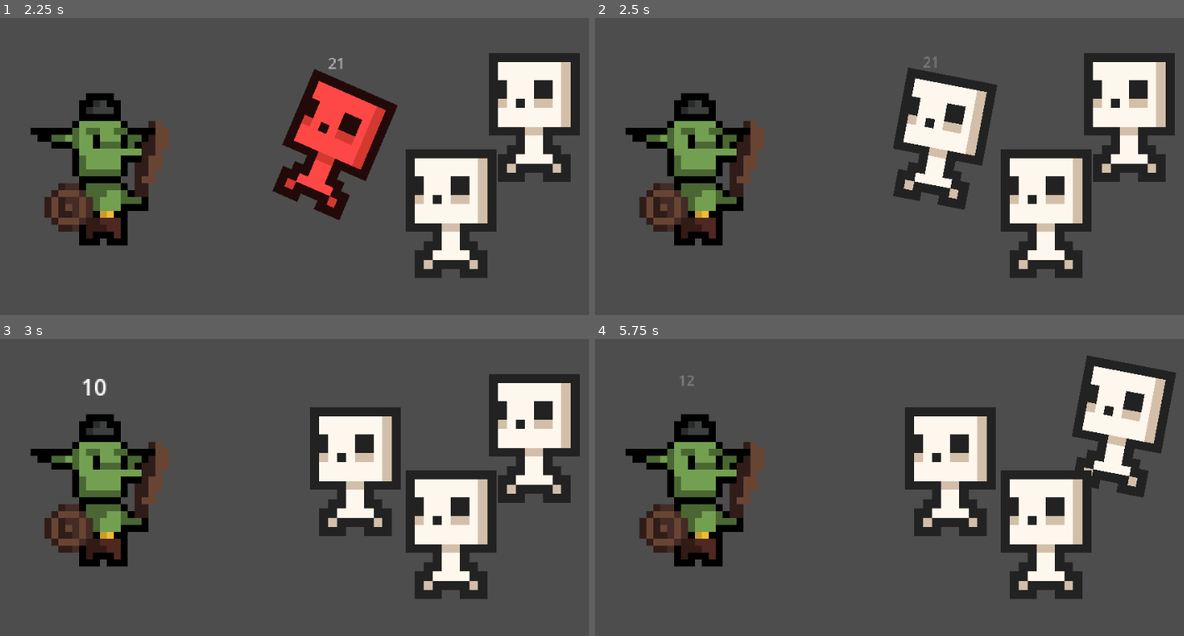
Above: before the commit, frames 1-4 (two rows, left to right).
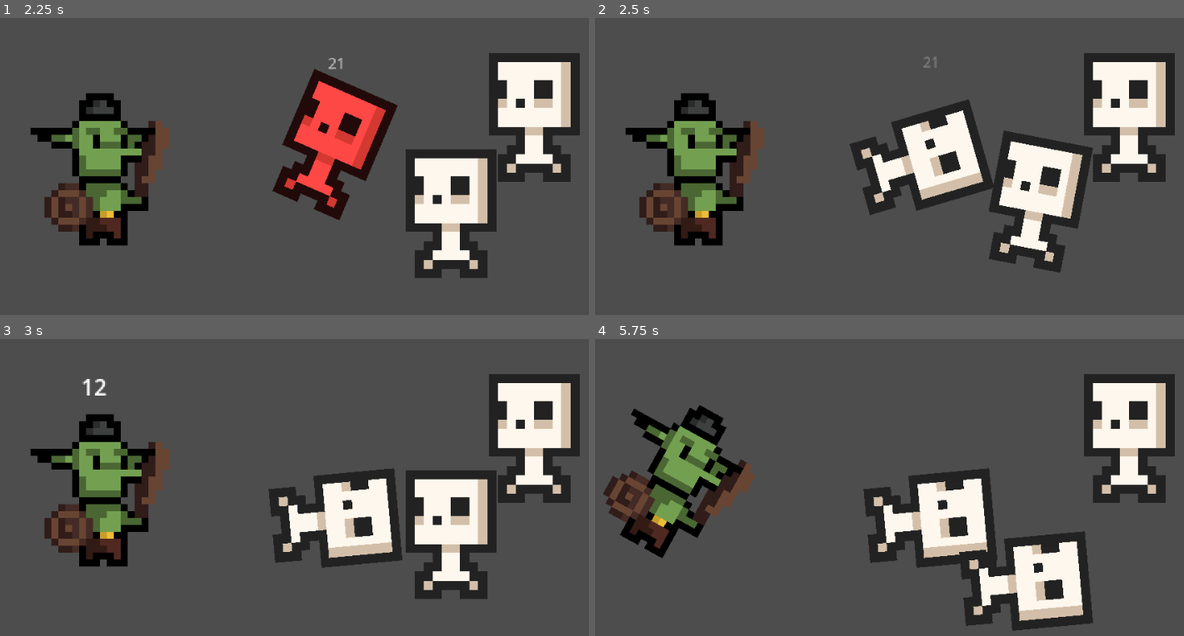
Above: after the commit, the same moments.

Repository: jakmik2/rogue-cards
Game: Godot game, scene res://scenes/Main.tscn
Same seed, same stepped clock (60 frames per second), same inputs: the game is played once before the commit and once after it.
Inputs:
- Up to frame 1 (2.25 s): no input
- Up to frame 2 (2.5 s): no input
- Up to frame 3 (3 s): no input
- Up to frame 4 (5.75 s): no input

Frame 1 is identical in both runs. In frame 2, 11% of the frame differs, in the area x 43-85%, y 16-88%; in frame 3, 8.5%; in frame 4, 29%, in the area x 1-99%, y 5-99%.

Commit message:
Specific Loot drop display

Diff:
--- a/scenes/Main.tscn
+++ b/scenes/Main.tscn
@@ -12,12 +12,16 @@
 
 [node name="skele" parent="Enemies" instance=ExtResource("1_6ju06")]
 position = Vector2(831, 308.118)
+health = 10
 
 [node name="skele2" parent="Enemies" instance=ExtResource("1_6ju06")]
 position = Vector2(573, 355.219)
+health = 10
 
 [node name="skele3" parent="Enemies" instance=ExtResource("1_6ju06")]
 position = Vector2(711, 444.514)
+health = 10
 
 [node name="PlayerCharacter" parent="." instance=ExtResource("2_j7410")]
 position = Vector2(222, 406)
+health = 200
--- a/scripts/BaseEntity.gd
+++ b/scripts/BaseEntity.gd
@@ -32,6 +32,17 @@
 	animation_player.play('BaseEntityAnims/death')
 	if !self.is_player:
 		print("LOOT!! EHEHEHEHEHEHEHHEHEE!!!!")
+		# roll d20 to see what drops
+		var loot_roll = randi_range(1,20)
+		# categorize loot_roll into appropriate category
+		if loot_roll <= 11:
+			loot_roll = 11
+		elif loot_roll <= 15:
+			loot_roll = 15
+		elif loot_roll <= 19:
+			loot_roll = 19
+		# loot notification
+		print(self.loot[loot_roll] + str(self.loot_tier) + " loot")
 
 func attempt_attack() -> int:
 	# Play Attack Animation
--- a/scripts/skele.gd
+++ b/scripts/skele.gd
@@ -1,7 +1,8 @@
 extends BaseEntity
 
-@export var is_player = false	# Not a player character
-@export var tier = 0			# Loot Tier for skele
+@export var is_player = false				# Not a player character
+@export var loot_tier = randi_range(0,2)	# Loot Tier for skele
+@export var loot = {11:'N', 15:'W', 19:'A', 20:'S'}
 
 # Called when the node enters the scene tree for the first time.
 func _ready():
